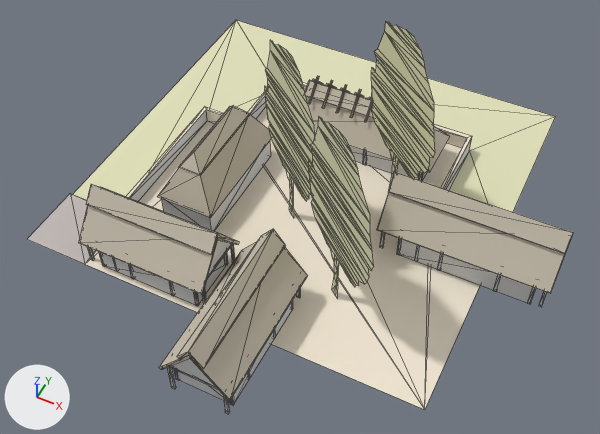
The OBJ model assets/stl_export/ww1r.obj, before and after one commit.
Both versions are drawn from a camera (50 mm lens) standing at (19.4, -40.5, 45.0) and looking at (2.7, -7.2, 3.4). The lights are fixed; the arrows at lower left show +X, +Y and +Z. The first picture is the older version. Mesh edges are drawn as thin lines. Where no turn or scale is listed for an object, it has been applied to the vertices. Vertices at exactly the same position are counted once.

Script lines for the objects in view, before the commit:
```python
mat_cortyard = principled_material('cortyard')
mat_cortyard.base_color = (0.878, 0.792, 0.651)  # pale yellow #f1e6d3
mat_cortyard.roughness = 1.0
mat_straw = principled_material('straw')
mat_straw.base_color = (0.569, 0.514, 0.42)  # light grey #c7bead
mat_straw.roughness = 1.0
me_ww1r = bpy.data.meshes.new('ww1r')
me_ww1r.from_pydata(...)  # 986 vertices, 1438 faces; spans x -15.0..19.4, y -20.7..15.0, z -0.3..14.4
# faces by material slot: [366, 812, 3, 45, 212]
me_ww1r.materials.append(mat_straw)  # light grey #c7bead
me_ww1r.materials.append(mat_default)  # light grey #dadada
me_ww1r.materials.append(mat_road)  # light grey #c2bab6
me_ww1r.materials.append(mat_cortyard)  # pale yellow #f1e6d3
me_ww1r.materials.append(mat_w)  # beige #e2e2bc
ob_ww1r = bpy.data.objects.new('ww1r', me_ww1r)
ob_ww1r.location = (0.0, 0.0, 0.0)
```
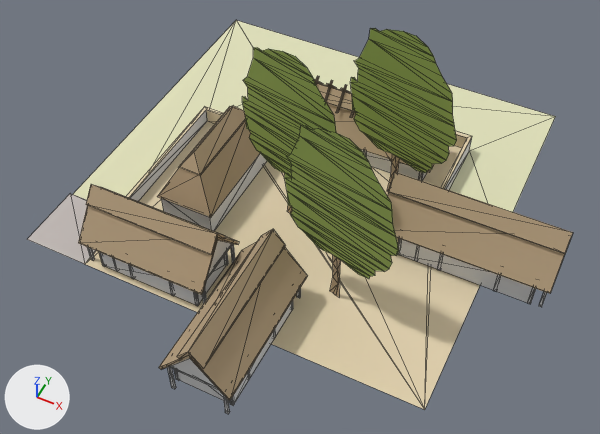
Scene script edits in JSON lines:
```json
{"op": "set", "path": "mat_straw.base_color", "old": "(0.569, 0.514, 0.42)", "new": "(0.447, 0.333, 0.204)", "note": "light grey #c7bead -> beige #b29c7d"}
{"op": "set", "path": "mat_cortyard.base_color", "old": "(0.878, 0.792, 0.651)", "new": "(0.757, 0.639, 0.427)", "note": "pale yellow #f1e6d3 -> beige #e2d1af"}
{"op": "add", "block": "mat_tree", "code": ["mat_tree = principled_material('tree')", "mat_tree.base_color = (0.294, 0.4, 0.0902)  # green #94aa55", "mat_tree.roughness = 1.0"]}
{"block": "me_ww1r", "where": "me_ww1r.from_pydata(...)  # 986 vertices, 1438 faces; spans x -15.0..19.4, y -20.7..15.0, z -0.3..14.4"}
{"block": "me_ww1r", "where": "# used by ob_ww1r; location = (0.0, 0.0, 0.0)"}
{"block": "me_ww1r", "change": "me_ww1r part 1"}
{"block": "me_ww1r", "change": "73 vertices are removed from x -2.5..9.5, y -12.0..3.2, z 2.7..14.4"}
{"block": "me_ww1r", "change": "105 faces are deleted"}
{"block": "me_ww1r", "change": "7 vertices in x 0.9..6.8, y -9.8..0.4, z 0.0..3.9 move by (0.1, 0.1, 0.0)"}
{"block": "me_ww1r", "change": "7 vertices in x -2.7..3.3, y -7.0..3.2, z 5.9..8.8 move by (-0.8, -1.6, 0.0)"}
{"block": "me_ww1r", "change": "6 vertices in x -2.3..3.6, y -7.2..3.1, z 5.2..9.3 move by (-0.8, -1.5, 0.0)"}
{"block": "me_ww1r", "change": "6 vertices in x -2.5..3.6, y -7.2..3.0, z 5.2..9.3 move by (-0.7, -1.5, 0.0)"}
{"block": "me_ww1r", "change": "6 vertices in x 3.7..9.7, y -12.2..-1.9, z 6.1..9.4 move by (0.8, 1.5, 0.0)"}
{"block": "me_ww1r", "change": "5 vertices in x -2.2..3.7, y -7.3..3.0, z 5.7..8.6 move by (-0.7, -1.4, 0.0)"}
{"block": "me_ww1r", "change": "74 vertices move from x -2.6..10.0, y -12.5..3.4, z 0.0..9.4 to x -3.5..10.9, y -10.7..1.7, z 0.0..9.4"}
{"block": "me_ww1r", "change": "73 vertices are added at x -3.4..10.2, y -10.6..1.6, z 2.7..14.4"}
{"block": "me_ww1r", "change": "30 new faces join them, mat_straw (beige #b29c7d)"}
{"block": "me_ww1r", "change": "75 new faces join them, mat_tree (green #94aa55)"}
{"block": "me_ww1r", "change": "me_ww1r part 2: 30 faces spanning x 0.3..6.9, y -9.7..0.7, z 0.0..3.9 switch from mat_w (beige #e2e2bc) to mat_straw (beige #b29c7d)"}
{"block": "me_ww1r", "change": "me_ww1r part 3: 75 faces spanning x -3.5..10.9, y -10.7..1.7, z 3.7..9.4 switch from mat_w (beige #e2e2bc) to mat_tree (green #94aa55)"}
```

Boxes (x1, y1, x2, y2) around the edits, measured in the pictures (600 x 434 px; the box of a moved part takes in the faces that stretch with it):
```json
{"object": "ww1r", "change": "recoloured, reshaped", "before": [27, 20, 573, 414], "after": [27, 20, 573, 414], "on screen": "light grey to beige"}
{"part": 1, "of": "me_ww1r", "change": "moved or reshaped", "before": [265, 21, 434, 287], "after": [243, 28, 454, 279]}
{"part": 2, "of": "me_ww1r", "change": "recoloured", "before": [289, 177, 392, 296], "after": [289, 177, 392, 296]}
{"part": 3, "of": "me_ww1r", "change": "recoloured", "before": [265, 65, 435, 286], "after": [242, 74, 457, 278]}
```
